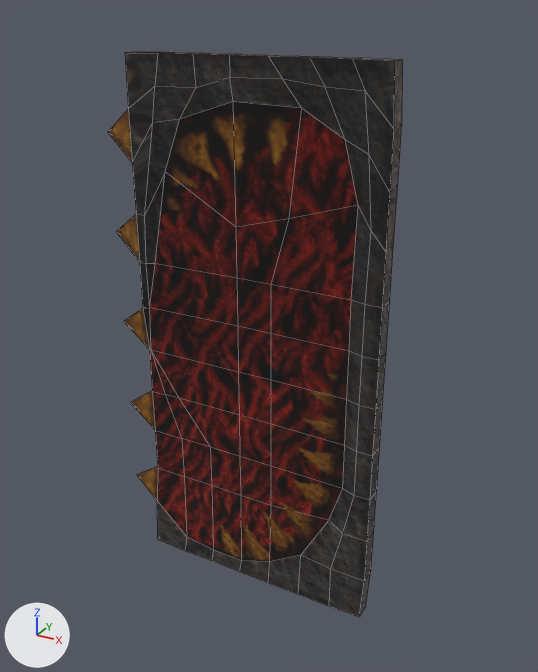
The FBX model Assets/Art/Blender/LeftDoor.fbx as it was, and as the next commit left it.
Before and after are seen from a camera (50 mm lens) standing at (5.71, -5.66, 3.54) and looking at (3.07, -0.86, 1.15). Lighting does not change. The marker at lower left points along +X, +Y and +Z. Mesh edges are drawn as thin lines. Where no turn or scale is listed for an object, it has been applied to the vertices.

Objects in the first picture: 'LeftDoor'.
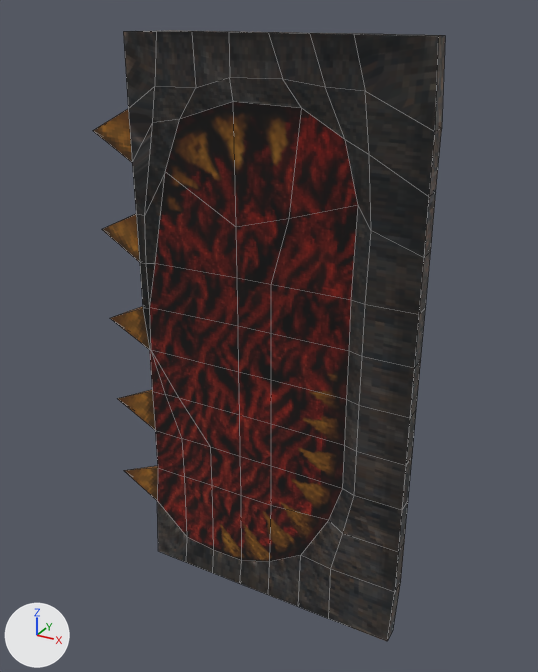
Pixel boxes (x1, y1, x2, y2) of what changed, in the pictures (538 x 672 px; the box of a moved part takes in the faces that stretch with it):
'LeftDoor', reshaped (20% wider, 8% taller): before (108, 51, 402, 617); after (93, 30, 445, 641)
part 1 of me_model_001, moved or reshaped: before (108, 110, 139, 261); after (93, 109, 139, 261)
part 2 of me_model_001, moved or reshaped: before (157, 501, 331, 606); after (157, 501, 331, 619)
part 3 of me_model_001, moved or reshaped: before (125, 51, 365, 109); after (123, 30, 365, 109)
part 4 of me_model_001, moved or reshaped: before (329, 570, 371, 617); after (329, 570, 401, 641)
part 5 of me_model_001, moved or reshaped: before (331, 91, 402, 581); after (331, 91, 442, 593)
part 6 of me_model_001, moved or reshaped: before (353, 57, 402, 128); after (354, 33, 445, 131)
part 7 of me_model_001, moved or reshaped: before (124, 309, 158, 500); after (110, 307, 158, 500)

The change in detail:
me_model_001 has 193 vertices, 203 faces and spans x 1.69..4.07, y -1.06..-0.92, z -1.17..3.26.
me_model_001 is used by ob_leftdoor; location (0.0, 0.0, 0.0).
Before the commit, vertices of me_model_001: 190 (1.69, -0.99, 1.04) at pixel (123, 321), 191 (1.69, -0.99, 0.24) at pixel (130, 402), 192 (1.69, -0.99, -0.55) at pixel (136, 474).
me_model_001 part 1: all 2 vertices in x 1.69, y -0.99, z 1.85..2.65 are moved by (-0.15, 0.0, 0.0).
me_model_001 part 2: all 14 vertices in x 1.94..3.77, y -1.06..-0.92, z -1.17 are moved by (0.0, 0.0, -0.14).
me_model_001 part 3: all 14 vertices in x 1.98..3.77, y -1.06..-0.92, z 3.25..3.26 are moved by (0.0, 0.0, 0.14).
me_model_001 part 4: all 2 vertices in x 4.05, y -1.06..-0.92, z -1.17 are moved by (0.26, 0.0, -0.14).
me_model_001 part 5: all 20 vertices in x 4.07, y -1.06..-0.92, z -0.77..2.86 are moved by (0.26, 0.0, 0.0).
me_model_001 part 6: all 2 vertices in x 4.05, y -1.06..-0.92, z 3.25 are moved by (0.26, 0.0, 0.14).
Part 7, on me_model_001:
Vertices 190, 191, 192 of me_model_001 move by (-0.15, 0.0, 0.0).
